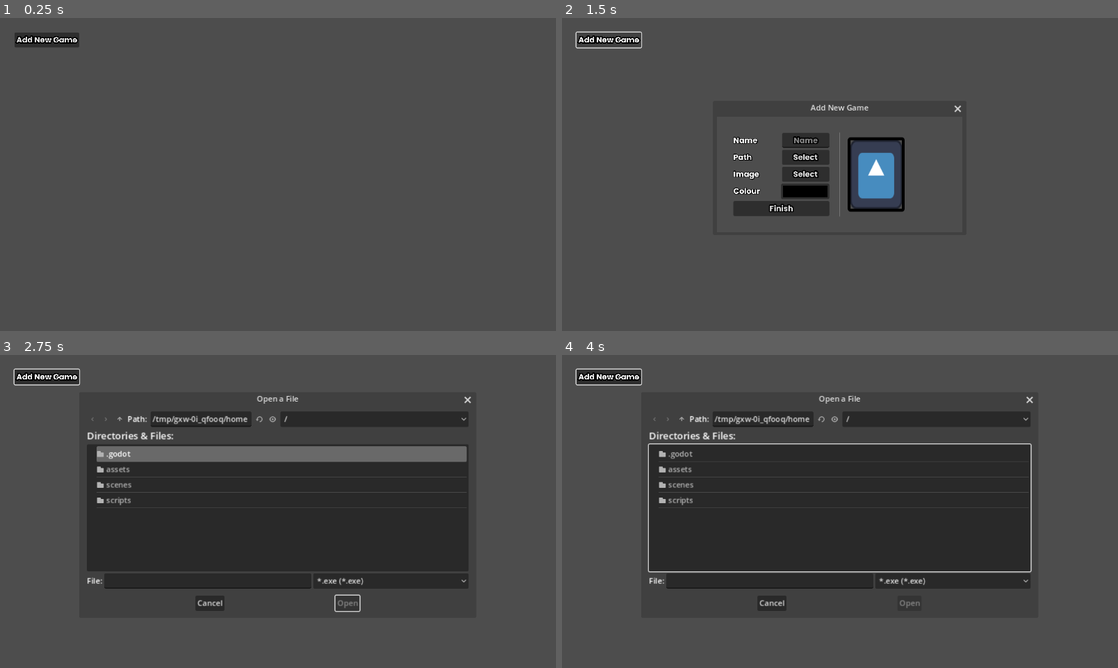
Above: before the commit, frames 1-4 (two rows, left to right).
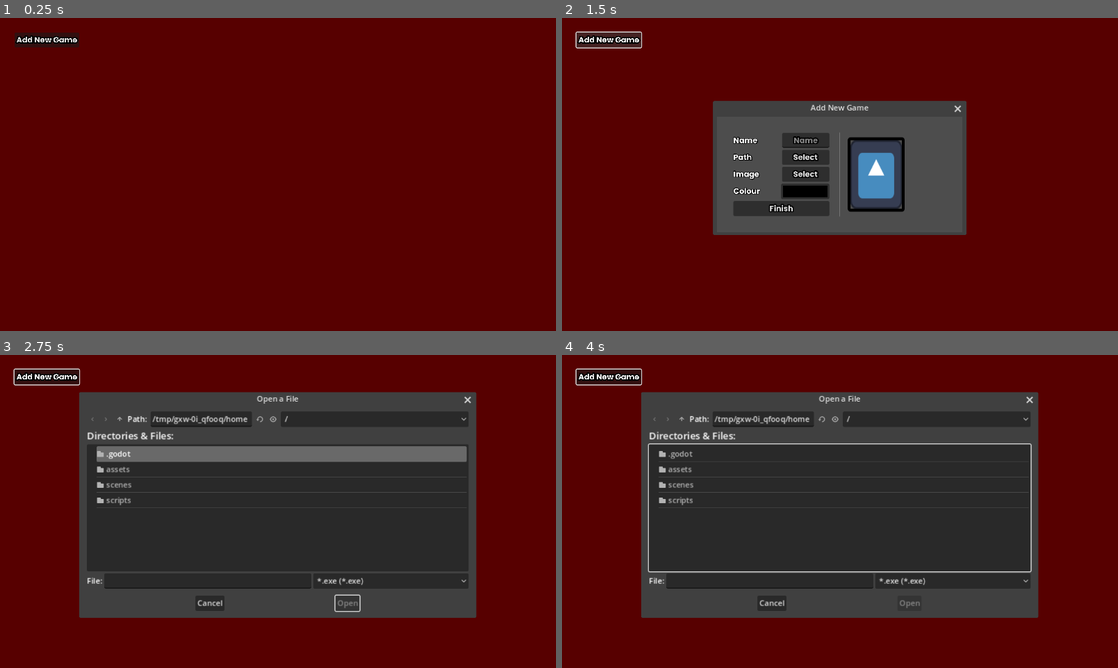
Above: after the commit, the same moments.

Repository: Shuflduf/Vapour
Game: Godot game, scene res://scenes/main.tscn
The game is run twice, just before and just after one commit, with the same random seed, the same clock (stepped at 60 frames per second) and the same inputs. The engine's default icon, where the game draws it, is replaced by a stand-in: a white triangle on a blue panel in a dark square.
Inputs:
- Up to frame 1 (0.25 s): no input
- Up to frame 2 (1.5 s): click "Add New Game" at 0.5 s; click "Add New Game" at 1.25 s
- Up to frame 3 (2.75 s): click "Select" at 2 s
- Up to frame 4 (4 s): click "Select" at 2.75 s; click "Finish" at 3.5 s

The runs differ from the first frame. In frame 1, 100% of the frame differs, in the area x 0-100%, y 0-100%; in frame 2, 80%; in frame 3, 48%; in frame 4, 48%.
Error before the commit: Attempt to call function 'get_position' in base 'null instance' on a null instance. (res://scripts/main.gd:45)
Error after the commit: Attempt to call function 'get_position' in base 'null instance' on a null instance. (res://scripts/main.gd:46)

Commit message:
hovering over game changes bg color to it

Diff:
--- a/scenes/main.tscn
+++ b/scenes/main.tscn
@@ -1,40 +1,55 @@
-[gd_scene load_steps=5 format=3 uid="uid://drh8kouv1u8pj"]
+[gd_scene load_steps=7 format=3 uid="uid://drh8kouv1u8pj"]
 
 [ext_resource type="PackedScene" uid="uid://de7kka5kj7f7m" path="res://scenes/new_game.tscn" id="1_l6jh3"]
 [ext_resource type="PackedScene" uid="uid://bh20pin180h43" path="res://scenes/game.tscn" id="1_nhxs7"]
 [ext_resource type="Script" path="res://scripts/main.gd" id="1_vgx7c"]
 [ext_resource type="FontFile" uid="uid://cvbum3pxpeyyb" path="res://assets/Poppins-Bold.ttf" id="3_k3vr8"]
 
-[node name="Main" type="HSplitContainer"]
+[sub_resource type="StyleBoxFlat" id="StyleBoxFlat_405cj"]
+bg_color = Color(0, 0, 0, 0.658824)
+
+[sub_resource type="StyleBoxFlat" id="StyleBoxFlat_clqdd"]
+bg_color = Color(1, 1, 1, 1)
+
+[node name="Control" type="Control"]
+layout_mode = 3
+anchors_preset = 15
+anchor_right = 1.0
+anchor_bottom = 1.0
+grow_horizontal = 2
+grow_vertical = 2
+script = ExtResource("1_vgx7c")
+new_game = ExtResource("1_l6jh3")
+game_entry = ExtResource("1_nhxs7")
+
+[node name="Main" type="HSplitContainer" parent="."]
+layout_mode = 1
 anchors_preset = 15
 anchor_right = 1.0
 anchor_bottom = 1.0
 grow_horizontal = 2
 grow_vertical = 2
 collapsed = true
-script = ExtResource("1_vgx7c")
-new_game = ExtResource("1_l6jh3")
-game_entry = ExtResource("1_nhxs7")
 
-[node name="Buttons" type="MarginContainer" parent="."]
+[node name="Buttons" type="MarginContainer" parent="Main"]
 layout_mode = 2
 theme_override_constants/margin_left = 30
 theme_override_constants/margin_top = 30
 theme_override_constants/margin_right = 0
 theme_override_constants/margin_bottom = 30
 
-[node name="VBoxContainer" type="VBoxContainer" parent="Buttons"]
+[node name="VBoxContainer" type="VBoxContainer" parent="Main/Buttons"]
 layout_mode = 2
 theme_override_constants/separation = 15
 
-[node name="NewGame" type="Button" parent="Buttons/VBoxContainer"]
+[node name="NewGame" type="Button" parent="Main/Buttons/VBoxContainer"]
 layout_mode = 2
 theme_override_colors/font_outline_color = Color(0, 0, 0, 1)
 theme_override_constants/outline_size = 10
 theme_override_fonts/font = ExtResource("3_k3vr8")
 text = "Add New Game"
 
-[node name="MarginContainer" type="MarginContainer" parent="."]
+[node name="MarginContainer" type="MarginContainer" parent="Main"]
 layout_mode = 2
 size_flags_horizontal = 0
 theme_override_constants/margin_left = 30
@@ -42,23 +57,48 @@
 theme_override_constants/margin_right = 30
 theme_override_constants/margin_bottom = 0
 
-[node name="ScrollContainer" type="ScrollContainer" parent="MarginContainer"]
+[node name="ScrollContainer" type="ScrollContainer" parent="Main/MarginContainer"]
 clip_contents = false
 layout_mode = 2
 horizontal_scroll_mode = 0
 vertical_scroll_mode = 3
 
-[node name="Games" type="VBoxContainer" parent="MarginContainer/ScrollContainer"]
+[node name="Games" type="VBoxContainer" parent="Main/MarginContainer/ScrollContainer"]
 unique_name_in_owner = true
 layout_mode = 2
 size_flags_horizontal = 0
 size_flags_vertical = 6
 theme_override_constants/separation = 15
 
-[node name="Game" parent="MarginContainer/ScrollContainer/Games" instance=ExtResource("1_nhxs7")]
+[node name="Game" parent="Main/MarginContainer/ScrollContainer/Games" instance=ExtResource("1_nhxs7")]
 layout_mode = 2
 app_path = "C:/Users/Computer/Documents/Godot/Vapour/testingexe.exe"
 app_icon = "C:/Users/Computer/Documents/Godot/Vapour/assets/godot.jpg"
 border_colour = Color(1, 0, 0, 1)
 
-[connection signal="pressed" from="Buttons/VBoxContainer/NewGame" to="." method="_on_new_game_pressed"]
+[node name="Panel" type="Panel" parent="."]
+z_index = -100
+layout_mode = 1
+anchors_preset = 15
+anchor_right = 1.0
+anchor_bottom = 1.0
+grow_horizontal = 2
+grow_vertical = 2
+size_flags_horizontal = 3
+mouse_filter = 2
+theme_override_styles/panel = SubResource("StyleBoxFlat_405cj")
+
+[node name="BackroundColour" type="Panel" parent="."]
+modulate = Color(1, 0, 0, 1)
+z_index = -102
+layout_mode = 1
+anchors_preset = 15
+anchor_right = 1.0
+anchor_bottom = 1.0
+grow_horizontal = 2
+grow_vertical = 2
+size_flags_horizontal = 3
+mouse_filter = 2
+theme_override_styles/panel = SubResource("StyleBoxFlat_clqdd")
+
+[connection signal="pressed" from="Main/Buttons/VBoxContainer/NewGame" to="." method="_on_new_game_pressed"]
--- a/scripts/game.gd
+++ b/scripts/game.gd
@@ -3,6 +3,7 @@
 extends Control
 
 signal edited
+signal hovered(colour: Color)
 
 @export_global_file("*.exe") var app_path: String
 @export_global_file("*.png", "*.jpg", "*.ktx", "*.webp", "*.tga") var app_icon: String:
@@ -57,6 +58,7 @@
 
 
 func _on_game_mouse_entered() -> void:
+	hovered.emit(border_colour)
 	tween_label(true)
 
 
--- a/scripts/main.gd
+++ b/scripts/main.gd
@@ -1,8 +1,9 @@
-extends HSplitContainer
+extends Control
 
 @export var new_game: PackedScene
 @export var game_entry: PackedScene
 @onready var games: VBoxContainer = %Games
+@onready var backround_colour: Panel = $BackroundColour
 
 func _ready() -> void:
 	load_games()
@@ -15,9 +16,9 @@
 
 func add_game(new_entry: GameEntry):
 	new_entry.reparent(games)
-
 	save_games()
 	connect_all_children()
+
 
 func edit_game(new_entry: GameEntry, index):
 	games.get_child(index).free()
@@ -72,12 +73,19 @@
 
 	call_deferred("connect_all_children")
 
+func change_backround_colour(new_colour: Color):
+	var tween = get_tree().create_tween().set_ease(Tween.EASE_IN_OUT).set_trans(Tween.TRANS_CIRC)
+	tween.tween_property(backround_colour, "modulate", new_colour, 0.3)
+
 
 func connect_all_children():
 	for i in games.get_children().size():
 
 		if !games.get_children()[i].get_signal_connection_list("tree_exited"):
 			games.get_children()[i].tree_exited.connect(save_games)
+
+		if !games.get_children()[i].get_signal_connection_list("hovered"):
+			games.get_children()[i].hovered.connect(change_backround_colour)
 
 		games.get_children()[i].edited.connect(func():
 			var new_entry = new_game.instantiate()
